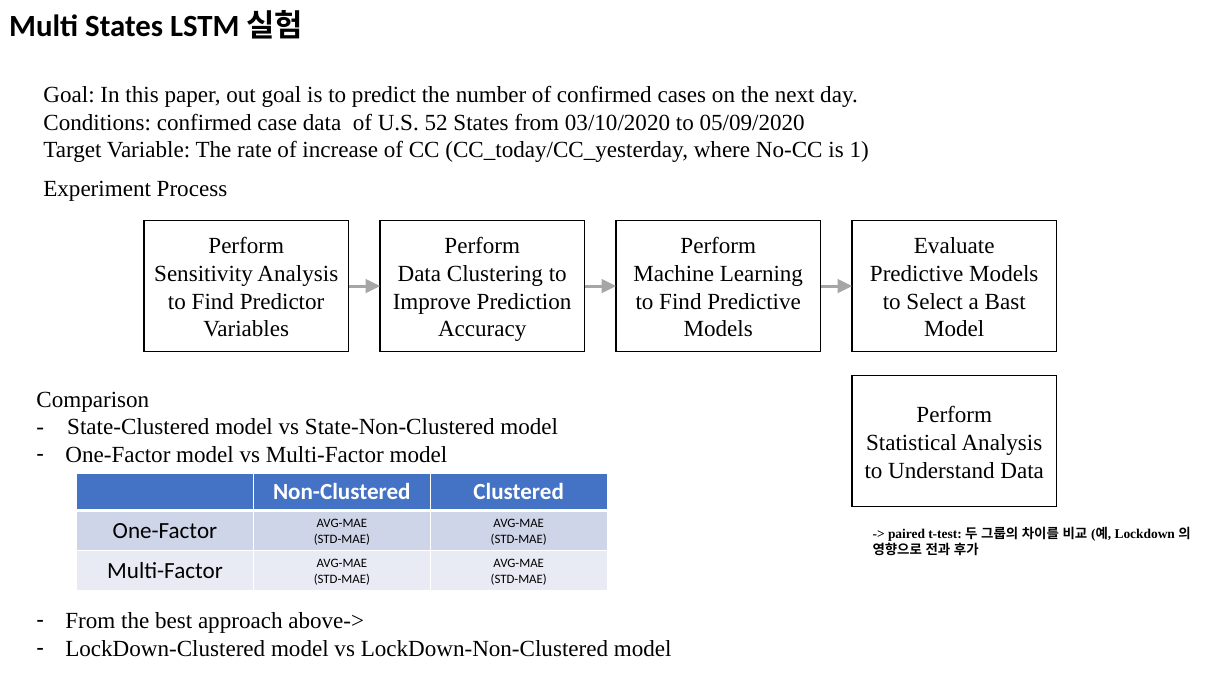
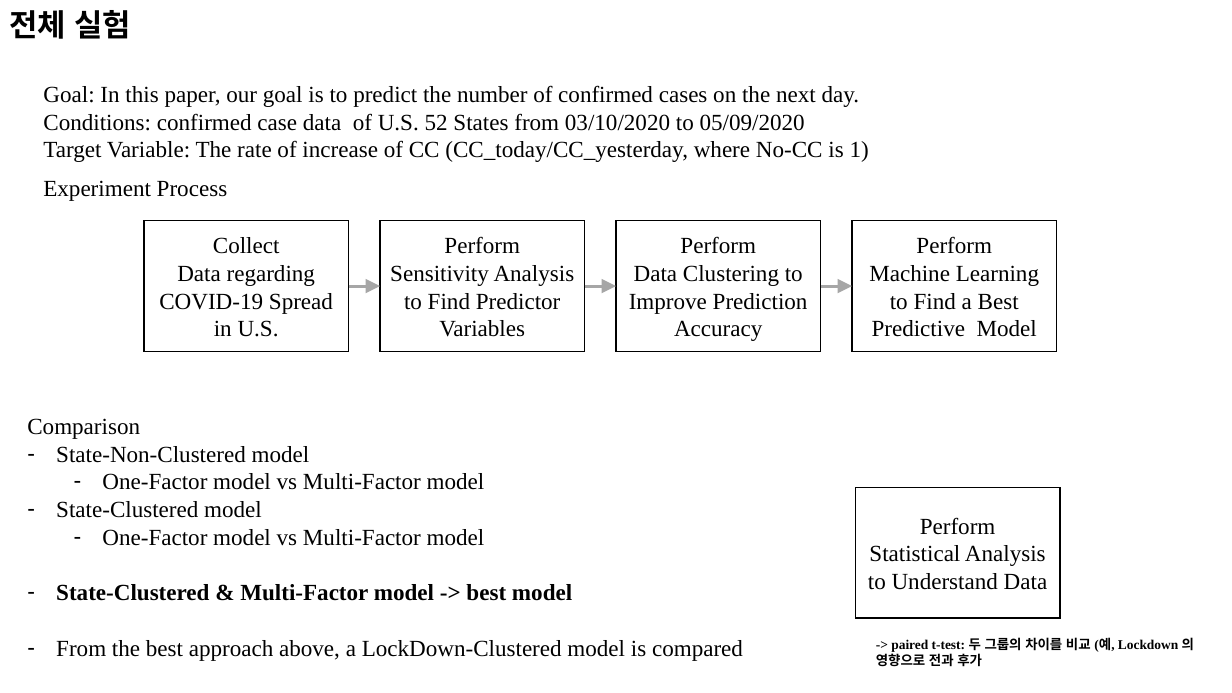
Before and after one commit to pcyoung75/GlobalForecasting, a slide deck: slide 80 of doc/Paper Images.pptx. Drawn at 1232x693 pixels with LibreOffice and Linux fonts; fonts in the diff are those of the drawing. Boxes give left, top, right and bottom in pixels: in the first picture for what was removed or moved away, otherwise in the second. Text is boxed around its words. In the diff, an @@ line names an element or a change of style, - is before the commit and + after.

```diff
--- a/doc/Paper Images.pptx
+++ b/doc/Paper Images.pptx
@@ title at (9, 10, 132, 39): text changed @@
-Multi States LSTM 실험
+전체 실험
@@ text at (43, 85, 860, 107): text changed @@
-Goal: In this paper, out goal is to predict the number of confirmed cases on the next day.
+Goal: In this paper, our goal is to predict the number of confirmed cases on the next day.
@@ text in rectangle at (159, 237, 333, 337): text changed @@
-Perform
-Sensitivity Analysis to Find Predictor Variables
+Collect
+Data regarding COVID-19 Spread in U.S.
@@ text in rectangle at (869, 236, 1039, 337): text changed @@
-Evaluate
-Predictive Models to Select a Bast Model
+Perform
+Machine Learning to Find a Best Predictive Model
@@ text in rectangle at (390, 265, 575, 337): text changed @@
-Data Clustering to Improve Prediction Accuracy
+Sensitivity Analysis to Find Predictor Variables
@@ text in rectangle at (629, 265, 808, 341): text changed @@
-Machine Learning to Find Predictive Models
+Data Clustering to Improve Prediction Accuracy
@@ text "Comparison": place and size @@
-text "Comparison" at (36, 391, 672, 657)
+text "Comparison" at (27, 418, 743, 661)
@@ text at (56, 446, 310, 463): text changed @@
-- State-Clustered model vs State-Non-Clustered model
+– State-Non-Clustered model
@@ table removed at (77, 473, 606, 591), 3 rows, 3 columns @@
- | Non-Clustered | Clustered
-One-Factor | AVG-MAE / (STD-MAE) | AVG-MAE / (STD-MAE)
-Multi-Factor | AVG-MAE / (STD-MAE) | AVG-MAE / (STD-MAE)
@@ text at (102, 473, 485, 490): list level 1 to 2 in "One-Factor model vs Multi-Factor model" @@
@@ text at (56, 501, 743, 661): text changed @@
-– From the best approach above->
-– LockDown-Clustered model vs LockDown-Non-Clustered model
+– State-Clustered model
+  – One-Factor model vs Multi-Factor model
+– State-Clustered & Multi-Factor model -> best model
+– From the best approach above, a LockDown-Clustered model is compared
@@ rectangle "Perform": place and size @@
-rectangle "Perform" at (852, 376, 1057, 507)
+rectangle "Perform" at (856, 487, 1061, 618)
@@ text "-> paired t-test: 두 그룹의 ...": place and size @@
-text "-> paired t-test: 두 그룹의 ..." at (873, 526, 1190, 556)
+text "-> paired t-test: 두 그룹의 ..." at (876, 637, 1194, 667)
```
Also in this commit, not shown: 3 other slides changed, 1 slide added, 4 other files.
